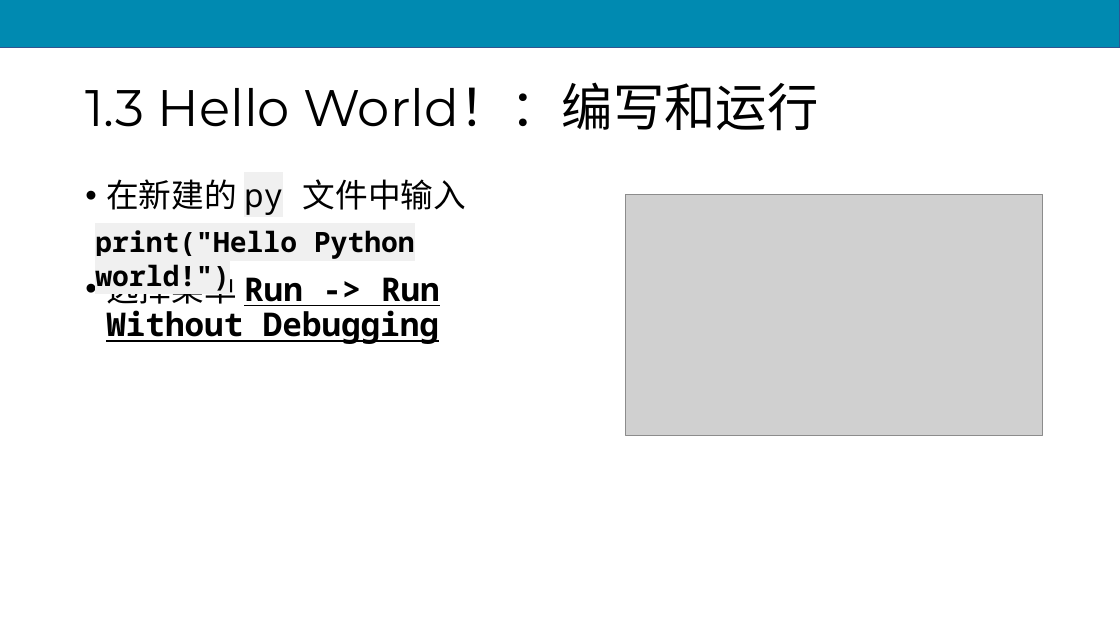
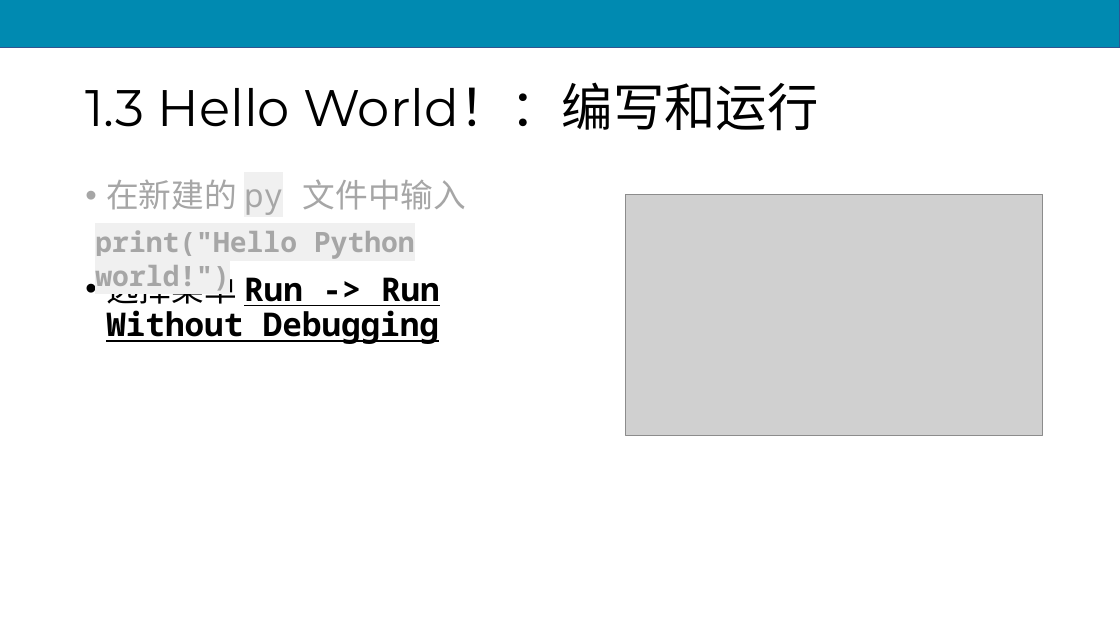
Before and after one commit to scruel/pcc_3e_slides, a slide deck: slide 20 of PPT/python1.pptx. Drawn at 1120x630 pixels with LibreOffice and Linux fonts; fonts in the diff are those of the drawing; grey boxes stand for pictures. Boxes give left, top, right and bottom in pixels: in the first picture for what was removed or moved away, otherwise in the second. Text is boxed around its words. In the diff, an @@ line names an element or a change of style, - is before the commit and + after.

```diff
--- a/PPT/python1.pptx
+++ b/PPT/python1.pptx
@@ text at (106,180,466,215): text colour #000000 to #A6A6A6 in "在新建的 py 文件中输入" @@
@@ text "print("Hello Python world!")" at (95,230,415,291): text colour #000000 to #A6A6A6 @@
```
Also in this commit, not shown: 5 other slides changed, 1 other file.
